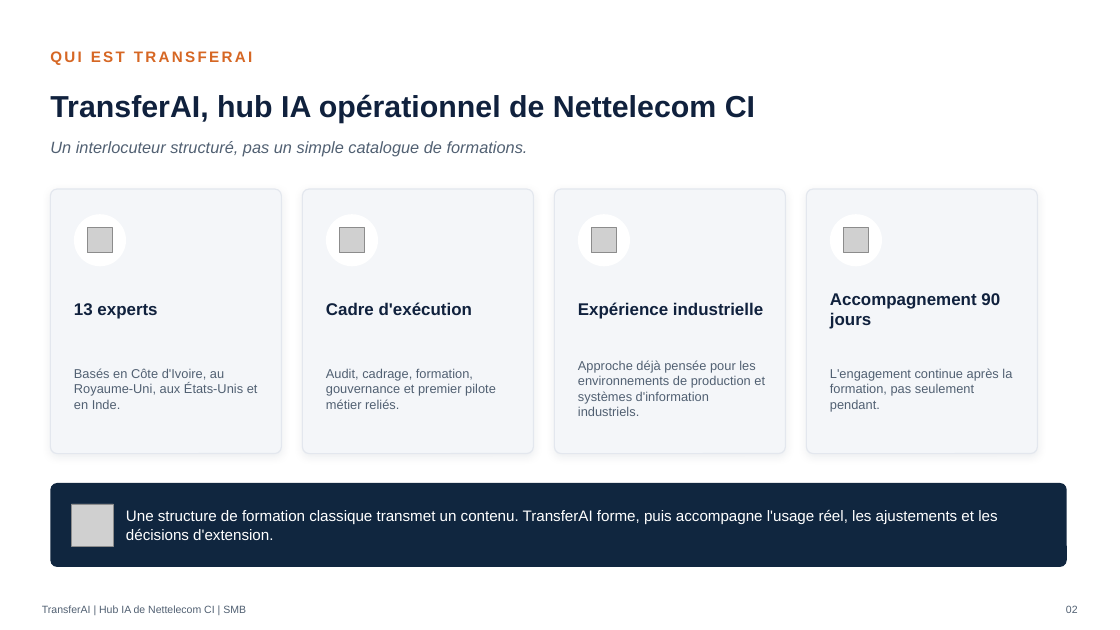
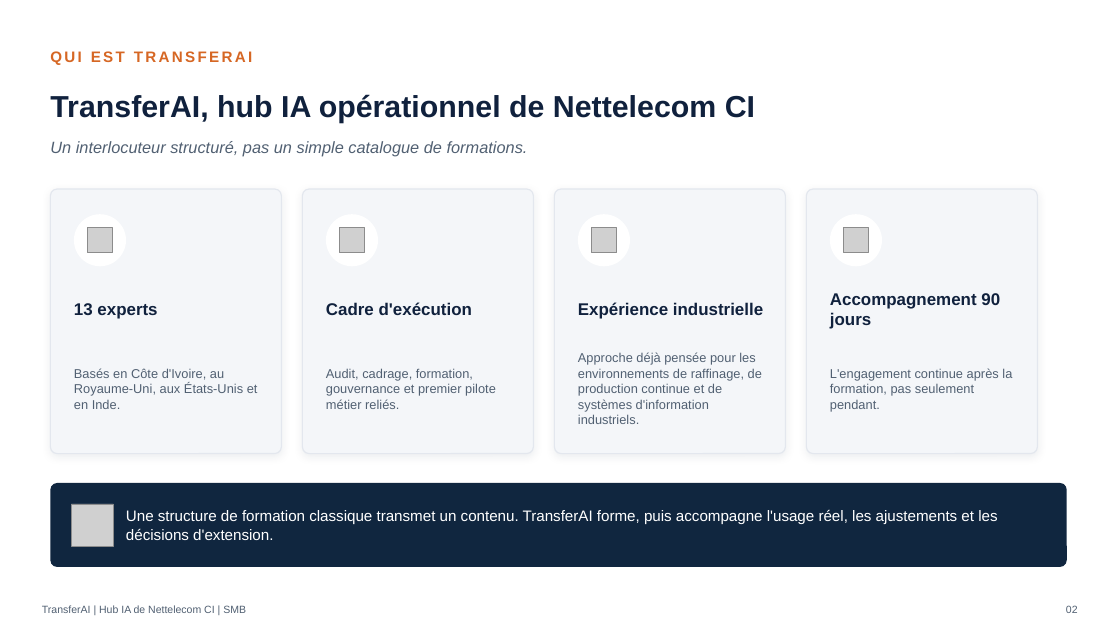
Before and after one commit to mayoro1972/connect-ia-bloom, a slide deck: slide 2 of docs/transferai-prospection/packs-entreprises-cibles-2026-07/SMB/Deck_SMB_2026-07-07.pptx. Drawn at 1120x630 pixels with LibreOffice and Linux fonts; fonts in the diff are those of the drawing; grey boxes stand for pictures. Boxes give left, top, right and bottom in pixels: in the first picture for what was removed or moved away, otherwise in the second. Text is boxed around its words. In the diff, an @@ line names an element or a change of style, - is before the commit and + after.

```diff
--- a/docs/transferai-prospection/packs-entreprises-cibles-2026-07/SMB/Deck_SMB_2026-07-07.pptx
+++ b/docs/transferai-prospection/packs-entreprises-cibles-2026-07/SMB/Deck_SMB_2026-07-07.pptx
@@ text at [578,352,762,424]: text changed @@
-Approche déjà pensée pour les environnements de production et systèmes d'information industriels.
+Approche déjà pensée pour les environnements de raffinage, de production continue et de systèmes d'information industriels.
```
Also in this commit, not shown: 9 other slides changed, 31 other files.
